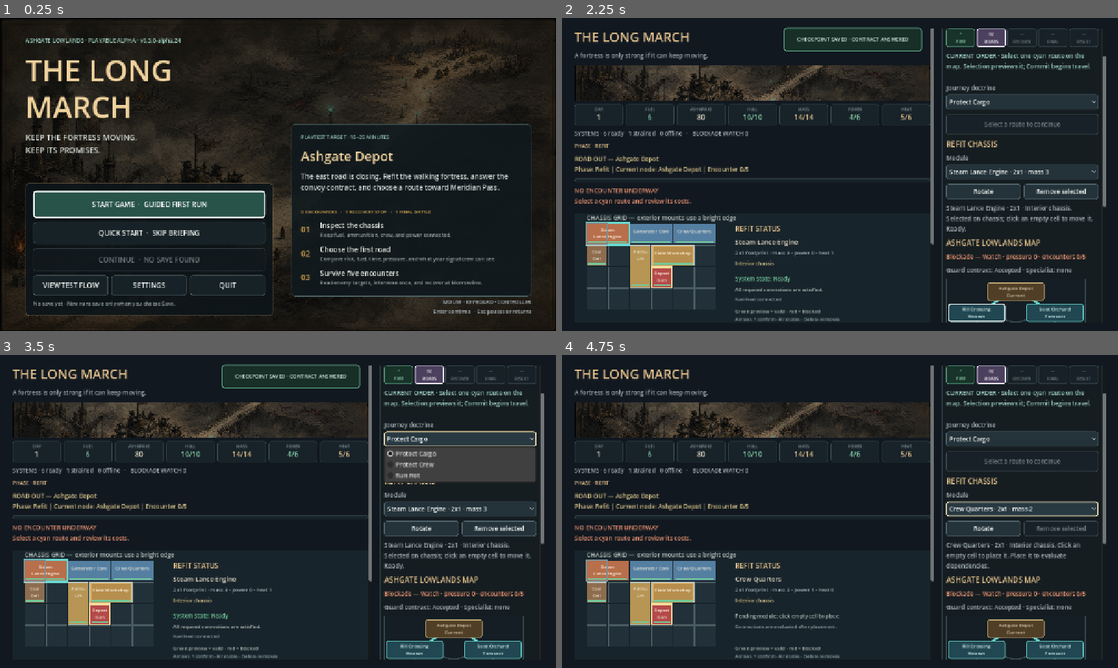
Above: before the commit, frames 1-4 (two rows, left to right).
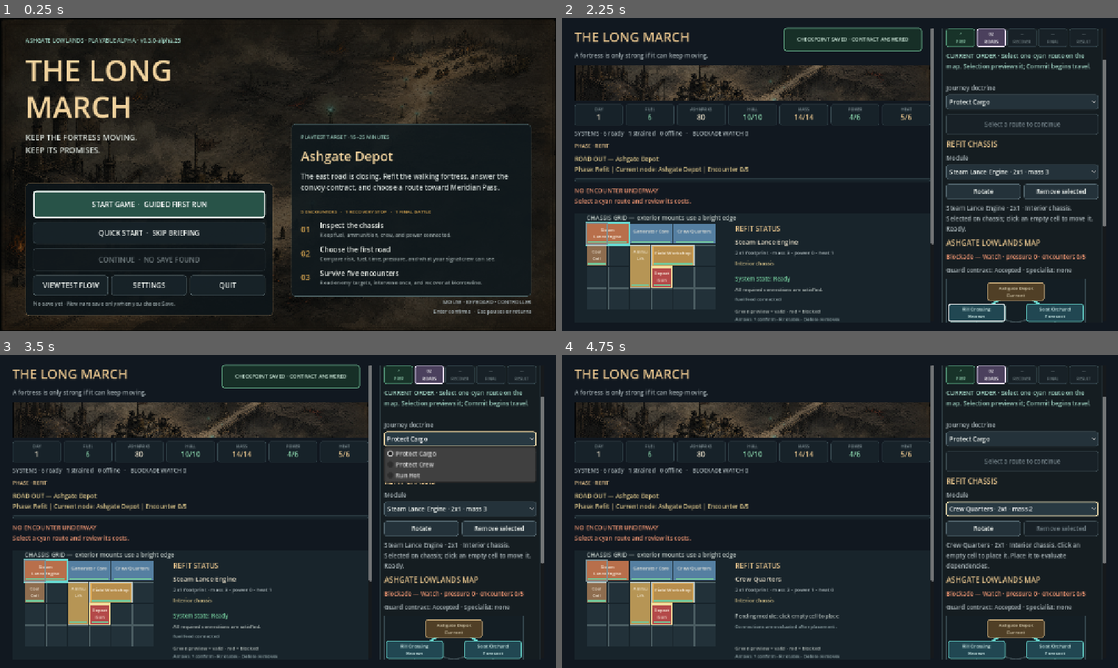
Above: after the commit, the same moments.

Repository: raphaelroshan/the-long-march
Game: Godot game, scene res://scenes/App.tscn
Two runs of this game, one before a commit and one after it. Both use one fixed random seed, a clock stepped at 60 frames per second and the inputs below.
Inputs:
- Up to frame 1 (0.25 s): no input
- Up to frame 2 (2.25 s): click "START GAME · GUIDED FIRST RUN" at 0.5 s; click "Skip briefing" at 1.25 s; click "Guard the convoy" at 2 s
- Up to frame 3 (3.5 s): click "Protect Cargo" at 2.75 s
- Up to frame 4 (4.75 s): click "Steam Lance Engine · 2x1 · ma…" at 3.5 s; click "Rotate" at 4.25 s

The runs differ from the first frame. In frame 1, less than 0.1% of the frame differs, in the area x 31-33%, y 6-8%; in frame 2, less than 0.1%, in the area x 97-98%, y 12-67%; in frame 3, less than 0.1%; in frame 4, less than 0.1%.

Commit message:
Streamline in-run session controls

Diff:
--- a/project.godot
+++ b/project.godot
@@ -4,7 +4,7 @@
 
 [application]
 config/name="The Long March"
-config/version="0.3.0-alpha.24"
+config/version="0.3.0-alpha.25"
 run/main_scene="res://scenes/App.tscn"
 config/features=PackedStringArray("4.4", "GL Compatibility")
 
--- a/src/ui/app.gd
+++ b/src/ui/app.gd
@@ -35,6 +35,7 @@
 var pause_save_status_label: Label
 var pause_save_button: Button
 var save_return_button: Button
+var pause_briefing_button: Button
 var pause_settings_button: Button
 var restart_button: Button
 var title_button: Button
@@ -167,7 +168,7 @@
 	start_button.name = "StartGameButton"
 	start_button.text = "START GAME  ·  GUIDED FIRST RUN"
 	start_button.custom_minimum_size = Vector2(0, 62)
-	start_button.tooltip_text = "Begin at Ashgate Depot with the five-part Marchmaster briefing."
+	start_button.tooltip_text = "Begin at Ashgate Depot with the four-part Marchmaster briefing."
 	start_button.pressed.connect(_start_new_game)
 	_accent_button(start_button)
 	actions.add_child(start_button)
@@ -435,7 +436,7 @@
 	display_mode_button = _settings_action(content, "DISPLAY MODE", "Switch between a window and borderless fullscreen.", _toggle_display_mode)
 	motion_button = _settings_action(content, "TRANSITION MOTION", "Reduced motion removes the title-to-stage fade.", _toggle_reduced_motion)
 	autosave_button = _settings_action(content, "AUTOMATIC CHECKPOINTS", "Save after committed decisions, refits, and encounter progress.", _toggle_autosave)
-	reset_briefing_button = _settings_action(content, "FIRST-RUN BRIEFING", "Show the five-part Marchmaster briefing on the next guided run.", _reset_briefing)
+	reset_briefing_button = _settings_action(content, "FIRST-RUN BRIEFING", "Show the four-part Marchmaster briefing on the next guided run.", _reset_briefing)
 	clear_save_button = _settings_action(content, "LOCAL SAVE", "Permanently remove the local Continue save after confirmation.", _request_confirmation.bind("clear_save"))
 	settings_status_label = Label.new()
 	settings_status_label.autowrap_mode = TextServer.AUTOWRAP_WORD_SMART
@@ -481,7 +482,7 @@
 	center.set_anchors_and_offsets_preset(Control.PRESET_FULL_RECT)
 	pause_view.add_child(center)
 	var panel := PanelContainer.new()
-	panel.custom_minimum_size = Vector2(500, 520)
+	panel.custom_minimum_size = Vector2(500, 580)
 	panel.add_theme_stylebox_override("panel", _flat_style(Color("#10191df7"), Color("#9a805c"), 2, 8, 28))
 	center.add_child(panel)
 	var content := VBoxContainer.new()
@@ -542,15 +543,24 @@
 	save_return_button.size_flags_horizontal = Control.SIZE_EXPAND_FILL
 	save_return_button.pressed.connect(_save_and_return_to_title)
 	save_actions.add_child(save_return_button)
-	var session_actions := HBoxContainer.new()
-	session_actions.add_theme_constant_override("separation", 8)
-	content.add_child(session_actions)
+	var reference_actions := HBoxContainer.new()
+	reference_actions.add_theme_constant_override("separation", 8)
+	content.add_child(reference_actions)
+	pause_briefing_button = Button.new()
+	pause_briefing_button.text = "FIELD BRIEFING"
+	pause_briefing_button.custom_minimum_size = Vector2(0, 46)
+	pause_briefing_button.size_flags_horizontal = Control.SIZE_EXPAND_FILL
+	pause_briefing_button.pressed.connect(_show_in_run_briefing)
+	reference_actions.add_child(pause_briefing_button)
 	pause_settings_button = Button.new()
 	pause_settings_button.text = "SETTINGS"
 	pause_settings_button.custom_minimum_size = Vector2(0, 46)
 	pause_settings_button.size_flags_horizontal = Control.SIZE_EXPAND_FILL
 	pause_settings_button.pressed.connect(_show_settings)
-	session_actions.add_child(pause_settings_button)
+	reference_actions.add_child(pause_settings_button)
+	var session_actions := HBoxContainer.new()
+	session_actions.add_theme_constant_override("separation", 8)
+	content.add_child(session_actions)
 	restart_button = Button.new()
 	restart_button.text = "RESTART"
 	restart_button.custom_minimum_size = Vector2(0, 46)
@@ -884,6 +894,14 @@
 		game_view.call_deferred("focus_current_action")
 	paused_stage_focus = null
 
+func _show_in_run_briefing() -> void:
+	if game_view == null:
+		return
+	pause_view.visible = false
+	game_view.process_mode = Node.PROCESS_MODE_INHERIT
+	paused_stage_focus = null
+	game_view.call("_show_onboarding", true)
+
 func _restart_game() -> void:
 	_open_stage(false, false)
 
--- a/src/ui/main.gd
+++ b/src/ui/main.gd
@@ -622,15 +622,18 @@
 
 	save_button = Button.new()
 	save_button.text = "Save prototype state"
+	save_button.visible = false
 	save_button.pressed.connect(_on_save_pressed)
 	controls.add_child(save_button)
 	load_button = Button.new()
 	load_button.text = "Load prototype state"
+	load_button.visible = false
 	load_button.pressed.connect(_on_load_pressed)
 	controls.add_child(load_button)
 
 	var reset_button := Button.new()
 	reset_button.text = "Reset run"
+	reset_button.visible = false
 	reset_button.pressed.connect(_on_reset_pressed)
 	controls.add_child(reset_button)
 
--- a/tests/test_app_shell.gd
+++ b/tests/test_app_shell.gd
@@ -109,6 +109,7 @@
 	_expect(app.game_view.campaign_map.visible, "the opening stage should expose the playable campaign map")
 	_expect(app.game_view.onboarding_overlay.visible, "the guided Start Game path should open the Marchmaster briefing")
 	_expect(app.game_view.onboarding_next_button.has_focus(), "the guided path should focus the briefing's next action")
+	_expect(not app.game_view.save_button.visible and not app.game_view.load_button.visible, "pause-owned persistence controls should not be duplicated in the live stage")
 
 	app._show_pause()
 	await process_frame
@@ -117,6 +118,13 @@
 	_expect(app.resume_button.has_focus(), "Resume should receive keyboard or controller focus")
 	_expect(app.pause_summary_label.text.contains("Ashgate Depot") and app.pause_summary_label.text.contains("0/5"), "the pause menu should summarize the current run")
 	_expect(app.pause_build_label.text.contains(String(ProjectSettings.get_setting("application/config/version"))), "the pause menu should preserve the tested build identifier")
+	app.pause_briefing_button.pressed.emit()
+	await process_frame
+	_expect(not app.pause_view.visible and app.game_view.process_mode == Node.PROCESS_MODE_INHERIT and app.game_view.onboarding_overlay.visible, "the pause menu should reopen the field briefing without leaving the run")
+	app.game_view._finish_onboarding(true)
+	await process_frame
+	app._show_pause()
+	await process_frame
 	app.pause_settings_button.pressed.emit()
 	await process_frame
 	_expect(app.settings_view.visible and not app.pause_view.visible, "Settings should open directly from a paused run")
Not shown, changed: export_presets.cfg
Not shown, changed: README.md
Not shown, changed: docs/decision_log.md
